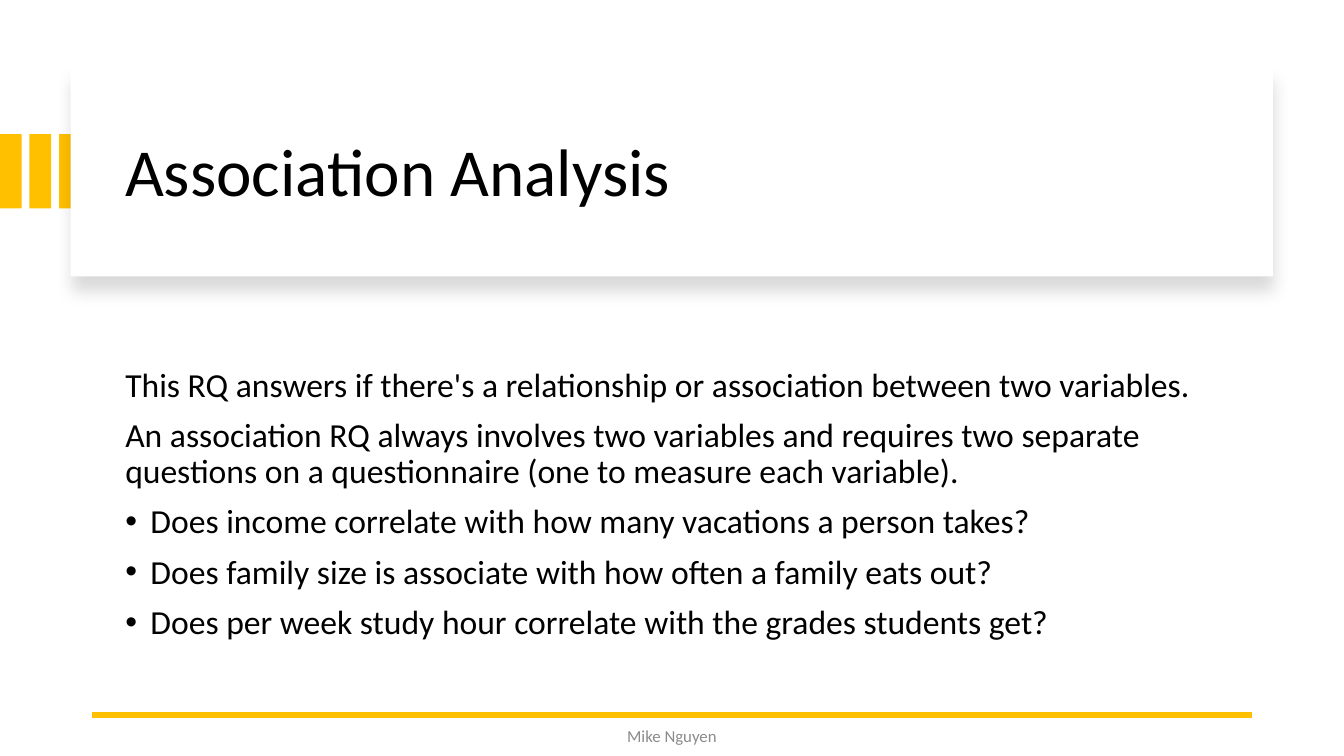
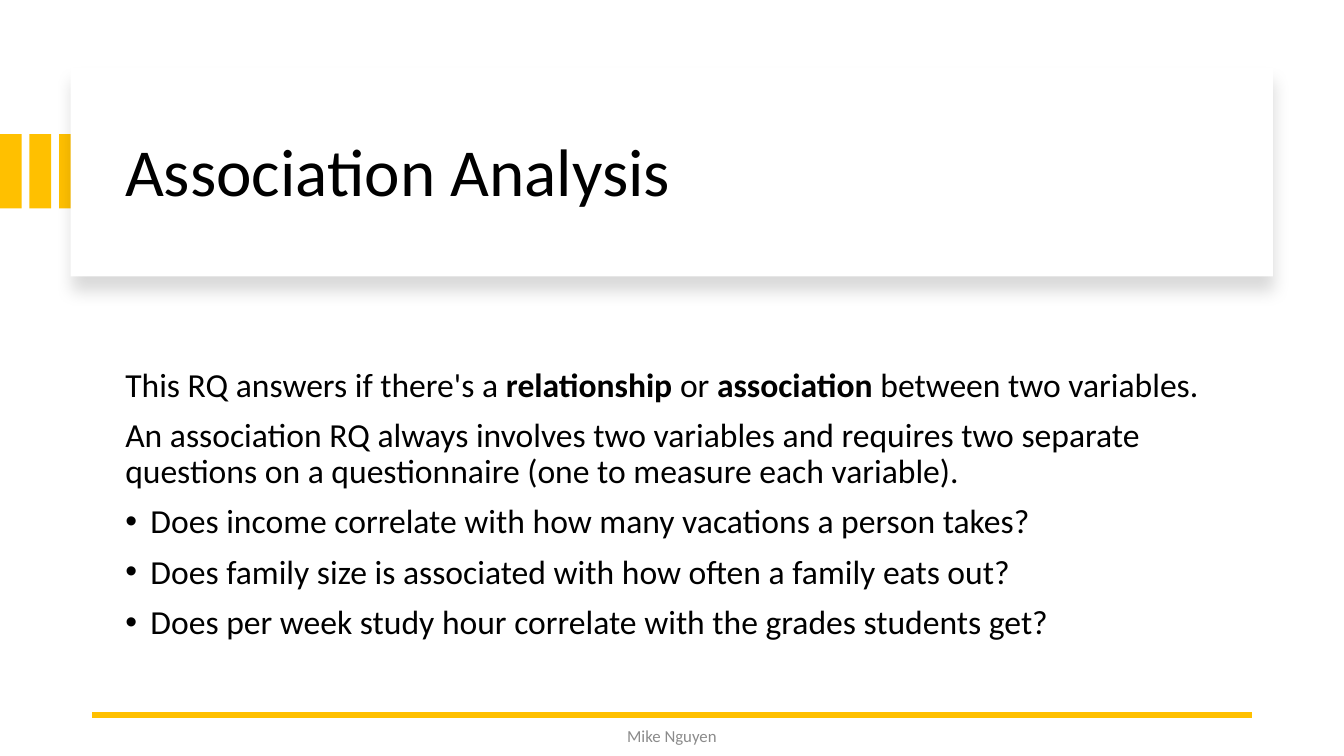
Before and after one commit to mikenguyen13/mar4050_S23_2, a slide deck: slide 30 of lectures/4/1_External Secondary Data_Causal Research.pptx (slide 28 before the commit). Drawn at 1344x756 pixels with LibreOffice and Linux fonts; fonts in the diff are those of the drawing. Boxes give left, top, right and bottom in pixels: in the first picture for what was removed or moved away, otherwise in the second. Text is boxed around its words. In the diff, an @@ line names an element or a change of style, - is before the commit and + after.

```diff
--- a/lectures/4/1_External Secondary Data_Causal Research.pptx
+++ b/lectures/4/1_External Secondary Data_Causal Research.pptx
@@ text at <box>125,373,1198,403</box>: bold on in "relationship association" @@
@@ text at <box>150,560,1009,590</box>: text changed @@
-• Does family size is associate with how often a family eats out?
+• Does family size is associated with how often a family eats out?
```
Also in this commit, not shown: 5 other slides changed, 2 slides added, 2 other files.
